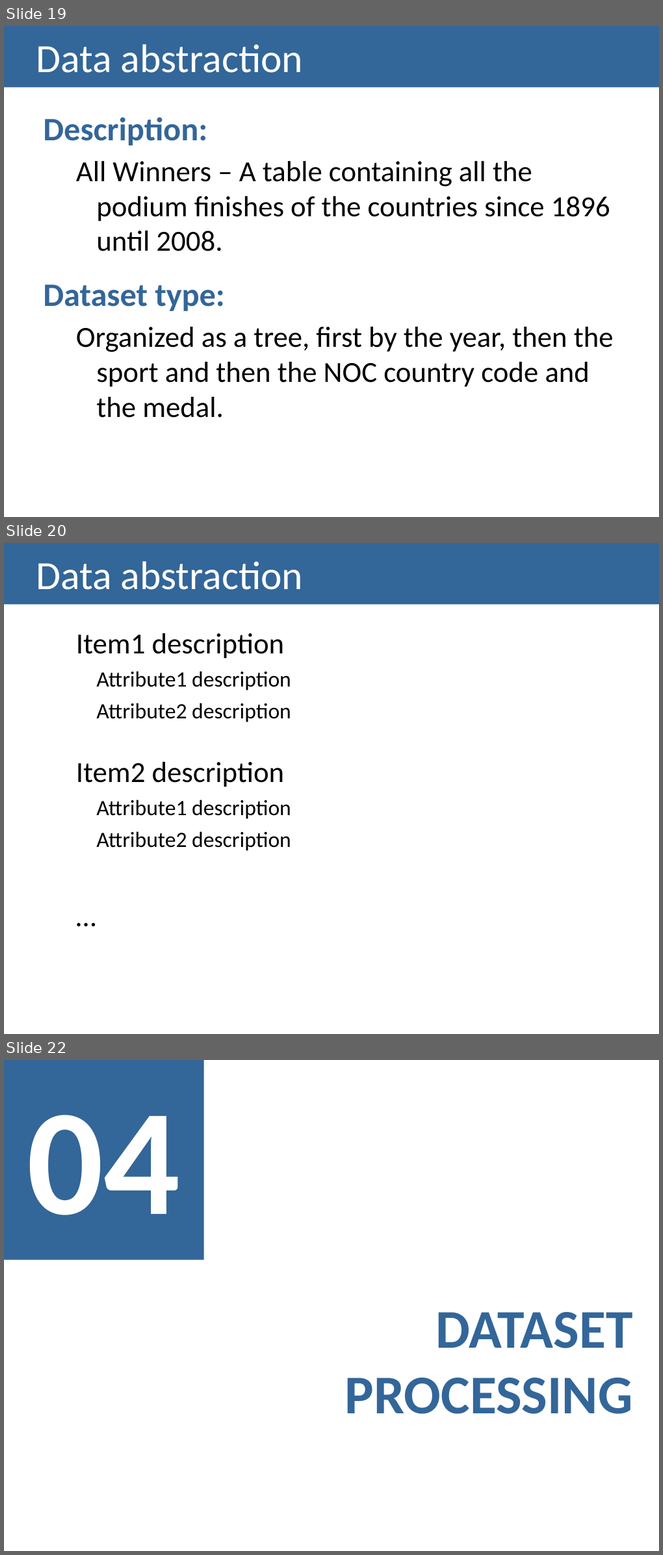
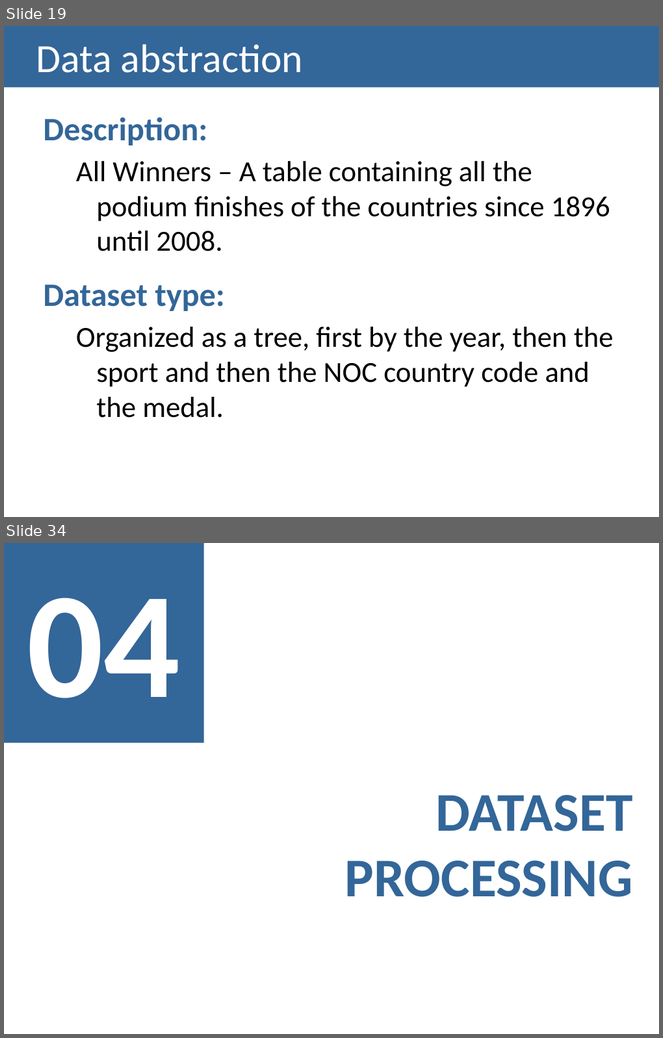
Before and after one commit to carboned4/V_I_2015_1, a slide deck: checkpoint2/G01A - Checkpoint2 Presentation.pptx. Shown one above the other, each under a label of ours: slides 19, 20 and 22 before the commit, slides 19 and 34 after it; the slides between them are not shown. The pictures are 663x1555 and 663x1038 pixels, drawn with LibreOffice and Linux fonts; fonts in the diff are those of the drawing. Boxes give left, top, right and bottom in pixels: in the first picture for what was removed or moved away, otherwise in the second. Text is boxed around its words. In the diff, an @@ line names an element or a change of style, - is before the commit and + after.

```diff
--- a/checkpoint2/G01A - Checkpoint2 Presentation.pptx
+++ b/checkpoint2/G01A - Checkpoint2 Presentation.pptx
@@ slide 20 removed at (x1=4, y1=543, x2=659, y2=1034), background #FFFFFF @@
@@ title removed at (x1=4, y1=543, x2=659, y2=605) @@
-Data abstraction
@@ text removed at (x1=76, y1=633, x2=291, y2=851) @@
-  Item1 description
-  Attribute1 description
-  Attribute2 description
-  Item2 description
-  Attribute1 description
-  Attribute2 description
-  …
@@ what was slide 22 is now slide 34 @@
```
Also in this commit, not shown: 1 slide changed, 13 slides added.
